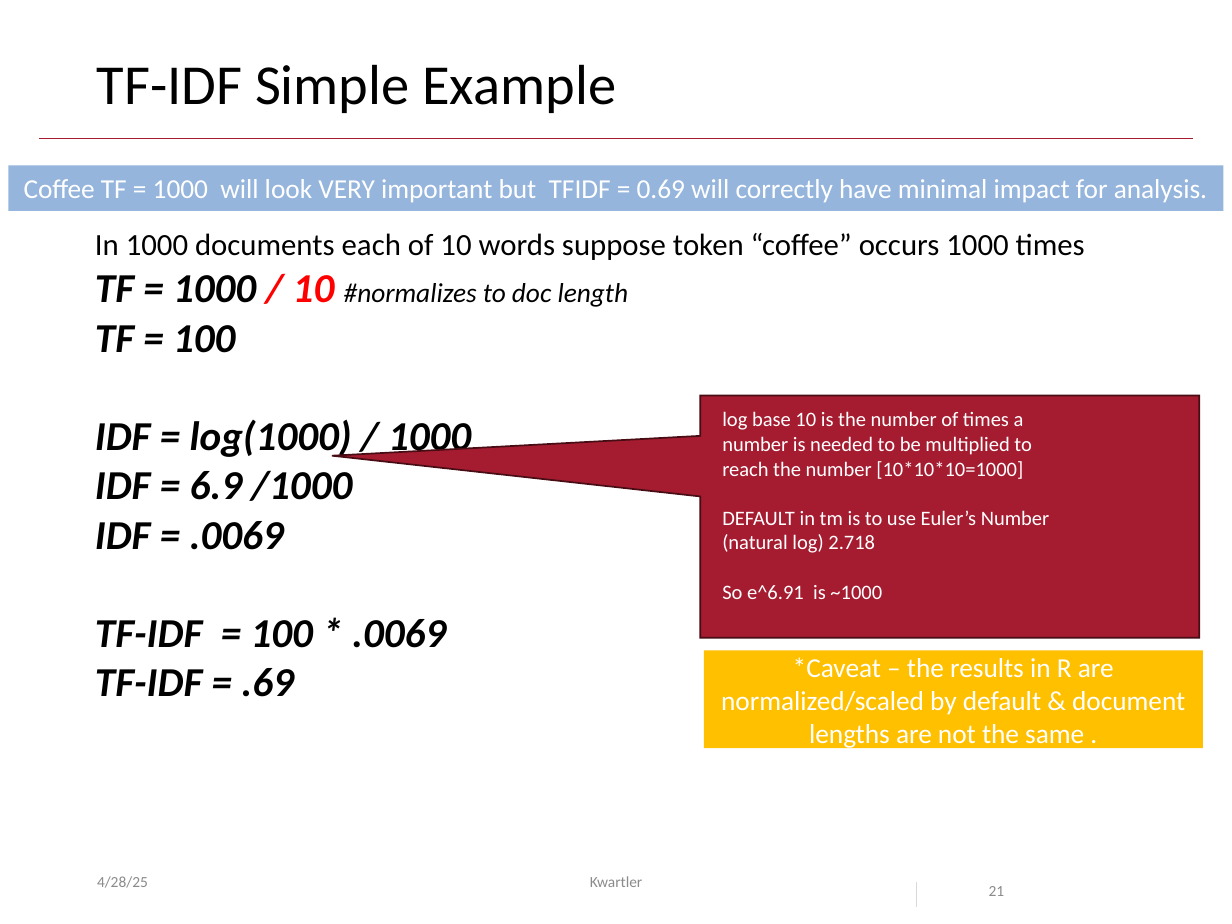
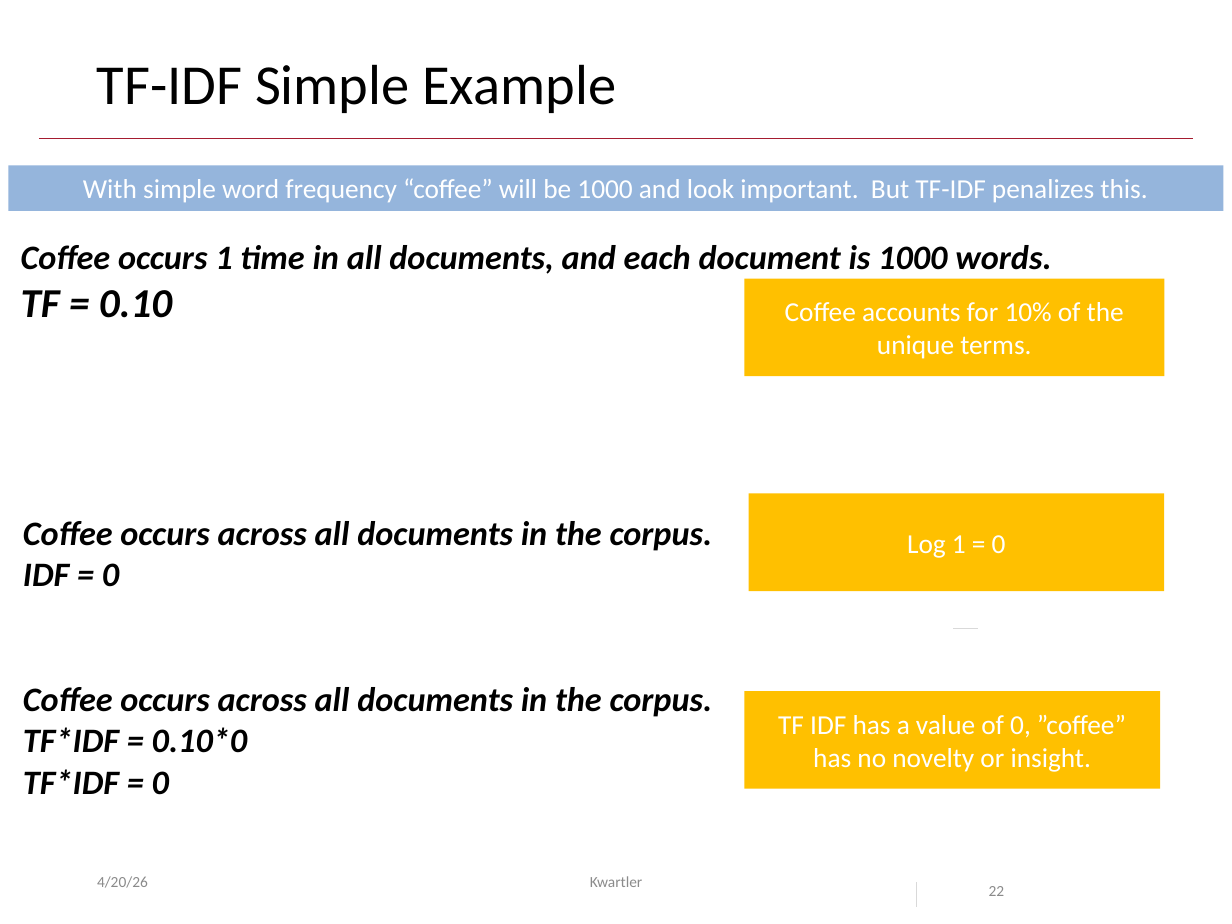
Before and after one commit to kwartler/Harvard_DataMining_Business_Student, a slide deck: slide 22 of Lessons/L_Text_Mining_2/B_wordClouds_frequency.pptx (slide 21 before the commit). Drawn at 1232x924 pixels with LibreOffice and Linux fonts; fonts in the diff are those of the drawing; background and template pictures are left out. Boxes give left, top, right and bottom in pixels: in the first picture for what was removed or moved away, otherwise in the second. Text is boxed around its words. In the diff, an @@ line names an element or a change of style, - is before the commit and + after.

```diff
--- a/Lessons/L_Text_Mining_2/B_wordClouds_frequency.pptx
+++ b/Lessons/L_Text_Mining_2/B_wordClouds_frequency.pptx
@@ text in rectangle at (83, 178, 1147, 203): text changed @@
-Coffee TF = 1000 will look VERY important but TFIDF = 0.69 will correctly have minimal impact for analysis.
+With simple word frequency “coffee” will be 1000 and look important. But TF-IDF penalizes this.
@@ text at (21, 245, 1051, 318): text changed; size 18 to 20 pt; bold on; italic on @@
-In 1000 documents each of 10 words suppose token “coffee” occurs 1000 times
-TF = 1000 / 10 #normalizes to doc length
-TF = 100
+Coffee occurs 1 time in all documents, and each document is 1000 words.
+TF = 0.10
@@ rectangle added at (744, 278, 1164, 376), fill #FFC000, 16 pt, text #FFFFFF @@
+Coffee accounts for 10% of the unique terms.
@@ text removed at (95, 416, 471, 550) @@
-IDF = log(1000) / 1000
-IDF = 6.9 /1000
-IDF = .0069
@@ speech box removed at (700, 395, 1199, 638) @@
@@ text removed at (722, 411, 1049, 599) @@
-log base 10 is the number of times a number is needed to be multiplied to reach the number [10*10*10=1000]
-DEFAULT in tm is to use Euler’s Number (natural log) 2.718
-So e^6.91 is ~1000
@@ rectangle "Log 1 = 0": place and size @@
-rectangle "Log 1 = 0" at (703, 650, 1202, 748)
+rectangle "Log 1 = 0" at (749, 494, 1164, 591)
@@ text added at (23, 521, 713, 587), 20 pt, text #000000, bold, italic @@
+Coffee occurs across all documents in the corpus.
+IDF = 0
@@ text in rectangle at (907, 535, 1006, 558): text changed @@
-*Caveat – the results in R are normalized/scaled by default & document lengths are not the same .
+Log 1 = 0
@@ text removed at (95, 619, 446, 697) @@
-TF-IDF = 100 * .0069
-TF-IDF = .69
@@ text added at (23, 687, 713, 795), 20 pt, text #000000, bold, italic @@
+Coffee occurs across all documents in the corpus.
+TF*IDF = 0.10*0
+TF*IDF = 0
@@ rectangle added at (744, 691, 1159, 788), fill #FFC000, 16 pt, text #FFFFFF @@
+TF IDF has a value of 0, ”coffee” has no novelty or insight.
@@ text at (97, 876, 148, 888): text changed @@
-4/28/25
+4/20/26
@@ page number at (989, 886, 1005, 896): text changed @@
-21
+22
```
Also in this commit, not shown: 20 other slides changed, 1 slide added, 8 other files.
